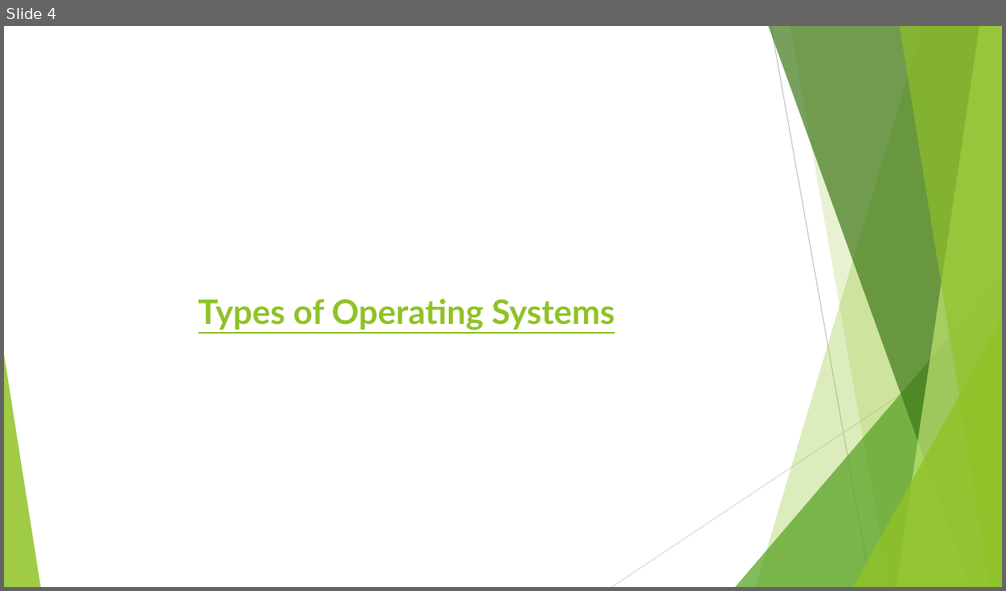
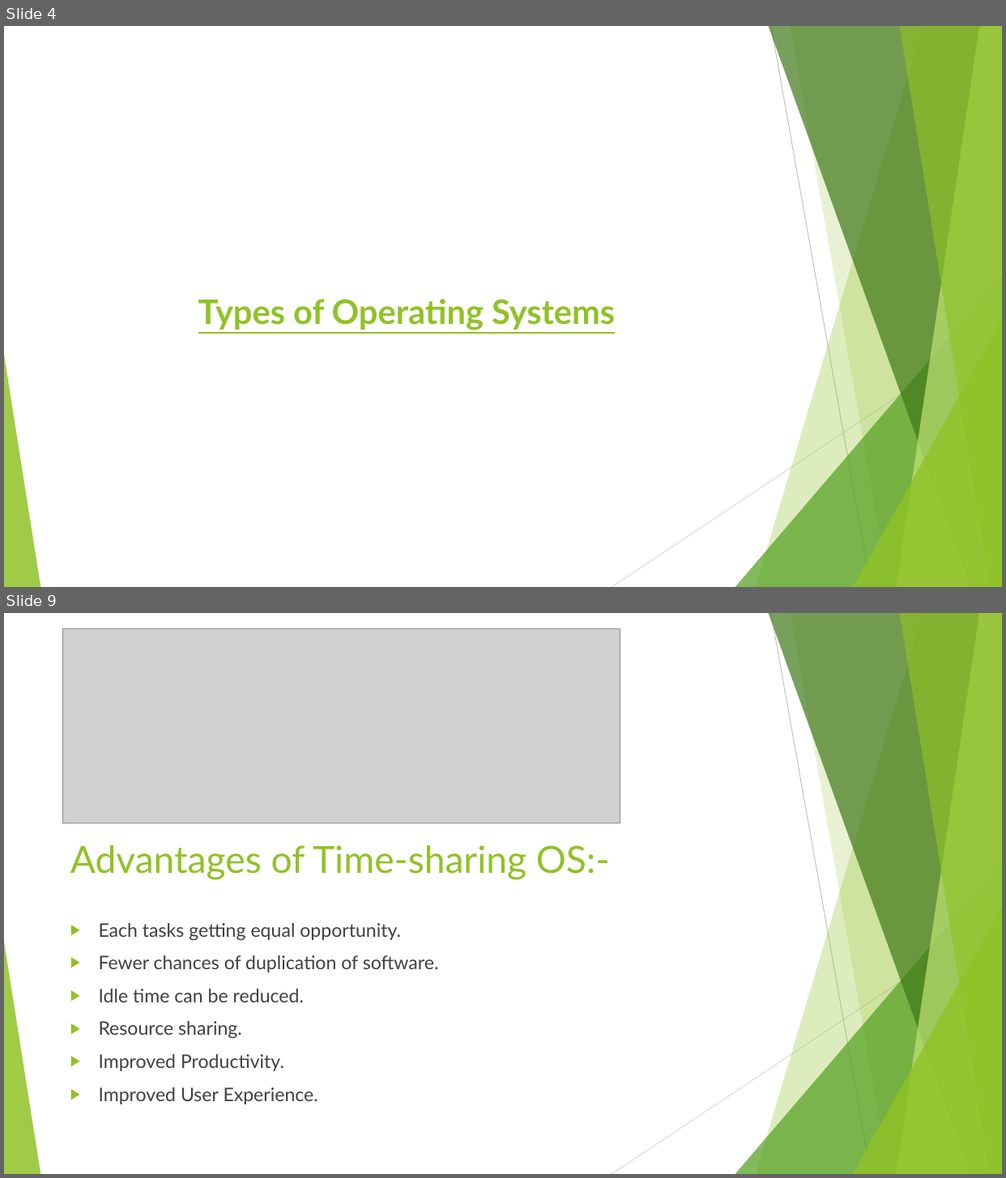
Before and after one commit to jasjaseemkp/DevOps, a slide deck: Operating System Basics/Operating Systems Basics.pptx. Shown one above the other, each under a label of ours: slide 4 before the commit, slides 4 and 9 after it; the slides between them are not shown. The pictures are 1006x591 and 1006x1178 pixels, drawn with LibreOffice and Linux fonts; fonts in the diff are those of the drawing; grey boxes stand for pictures. Boxes give left, top, right and bottom in pixels: in the first picture for what was removed or moved away, otherwise in the second. Text is boxed around its words. In the diff, an @@ line names an element or a change of style, - is before the commit and + after.

```diff
--- a/Operating System Basics/Operating Systems Basics.pptx
+++ b/Operating System Basics/Operating Systems Basics.pptx
@@ slide 9 added at <box>4,613,1002,1174</box>, background #FFFFFF; not listed: 10 template elements that a slide beside it also shows @@
@@ picture added at <box>63,628,621,824</box> @@
@@ title added at <box>70,845,610,880</box>, 36 pt, text #90C226 @@
+Advantages of Time-sharing OS:-
@@ text added at <box>99,923,439,1105</box>, 18 pt, text #404040 @@
+▶ Each tasks getting equal opportunity.
+▶ Fewer chances of duplication of software.
+▶ Idle time can be reduced.
+▶ Resource sharing.
+▶ Improved Productivity.
+▶ Improved User Experience.
```
Also in this commit, not shown: 11 other slides added.
